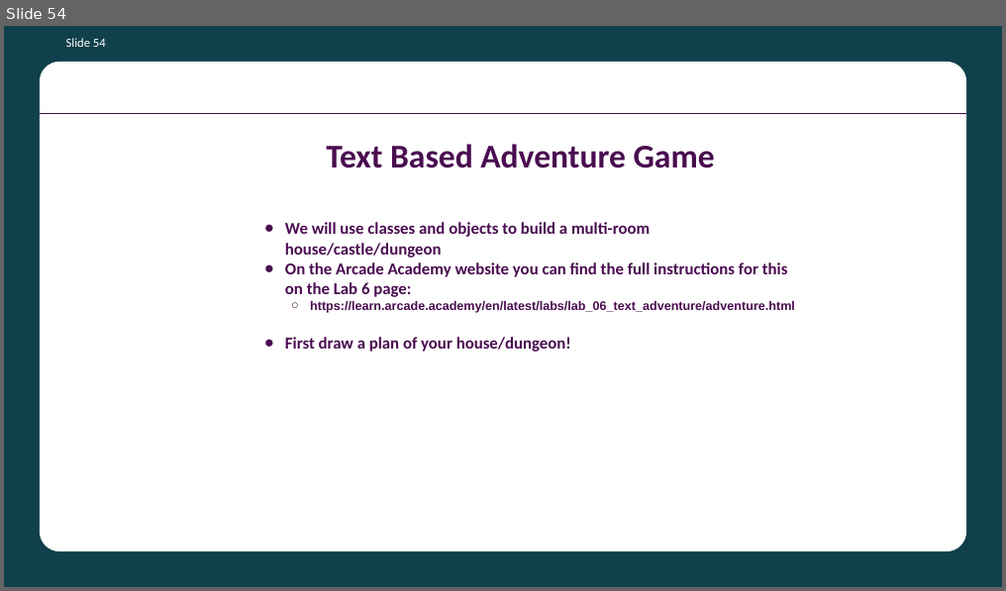
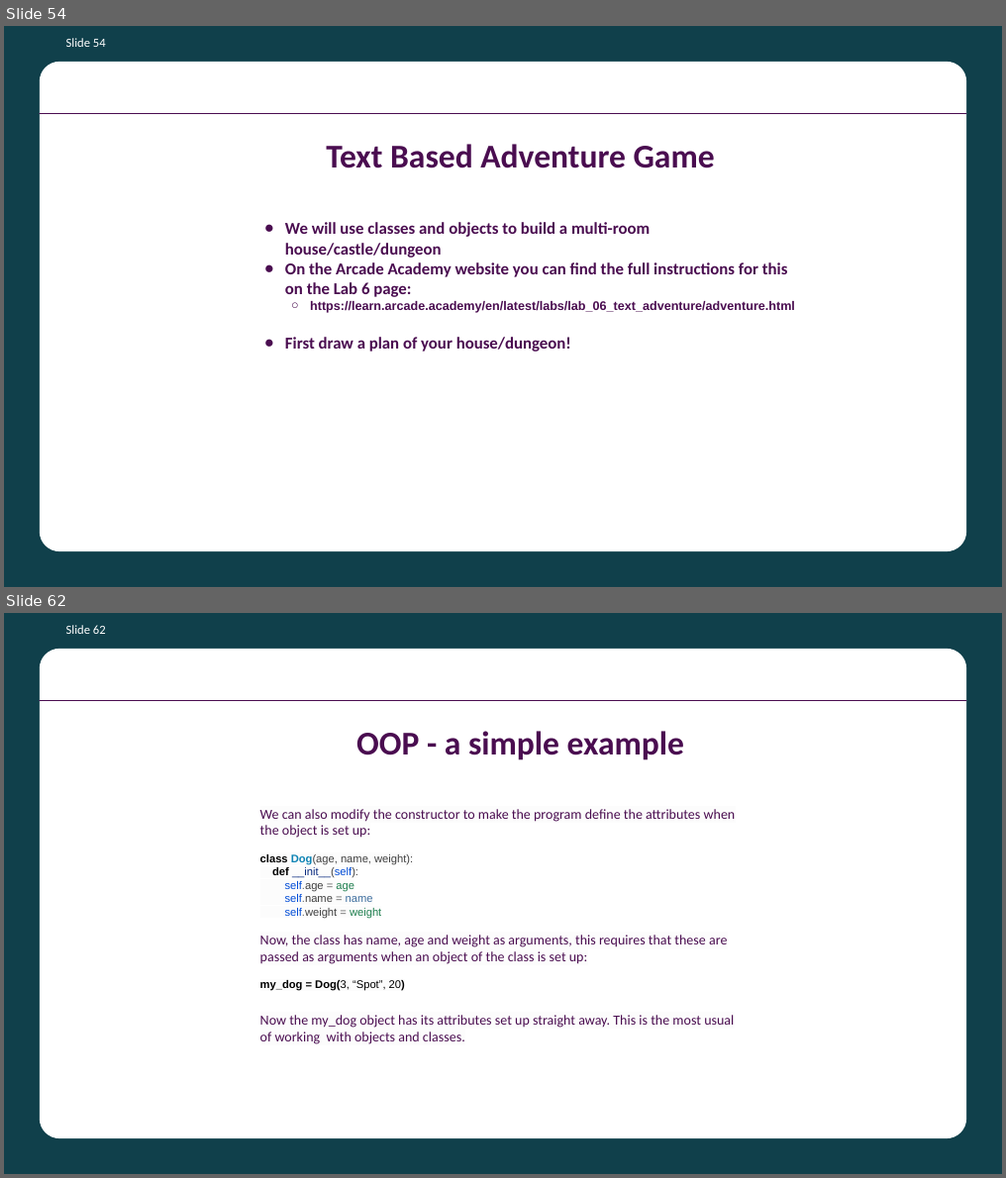
Before and after one commit to batecsw/OOP_class_work, a slide deck: Python OOP Course Presentation.pptx. Shown one above the other, each under a label of ours: slide 54 before the commit, slides 54 and 62 after it; the slides between them are not shown. The pictures are 1006x591 and 1006x1178 pixels, drawn with LibreOffice and Linux fonts; fonts in the diff are those of the drawing; background and template pictures are left out. Boxes give left, top, right and bottom in pixels: in the first picture for what was removed or moved away, otherwise in the second. Text is boxed around its words. In the diff, an @@ line names an element or a change of style, - is before the commit and + after.

```diff
--- a/Python OOP Course Presentation.pptx
+++ b/Python OOP Course Presentation.pptx
@@ slide 62 added at (4, 613, 1002, 1174), background #10404B; not listed: 2 template elements that a slide beside it also shows @@
@@ page number added at (66, 625, 106, 634), 18 pt, text #FFFFFF @@
+Slide 62
@@ title added at (356, 731, 684, 761), 48 pt, text #4A0D50, bold @@
+OOP - a simple example
@@ title added at (260, 809, 736, 1045), 20 pt, text #4A0D50 @@
+We can also modify the constructor to make the program define the attributes when the object is set up:
+class Dog(age, name, weight):
+def __init__(self):
+self.age = age
+self.name = name
+self.weight = weight
+Now, the class has name, age and weight as arguments, this requires that these are passed as arguments when an object of the class is set up:
+my_dog = Dog(3, “Spot”, 20)
+Now the my_dog object has its attributes set up straight away. This is the most usual of working with objects and classes.
```
Also in this commit, not shown: 10 other slides added, 2 other files.
